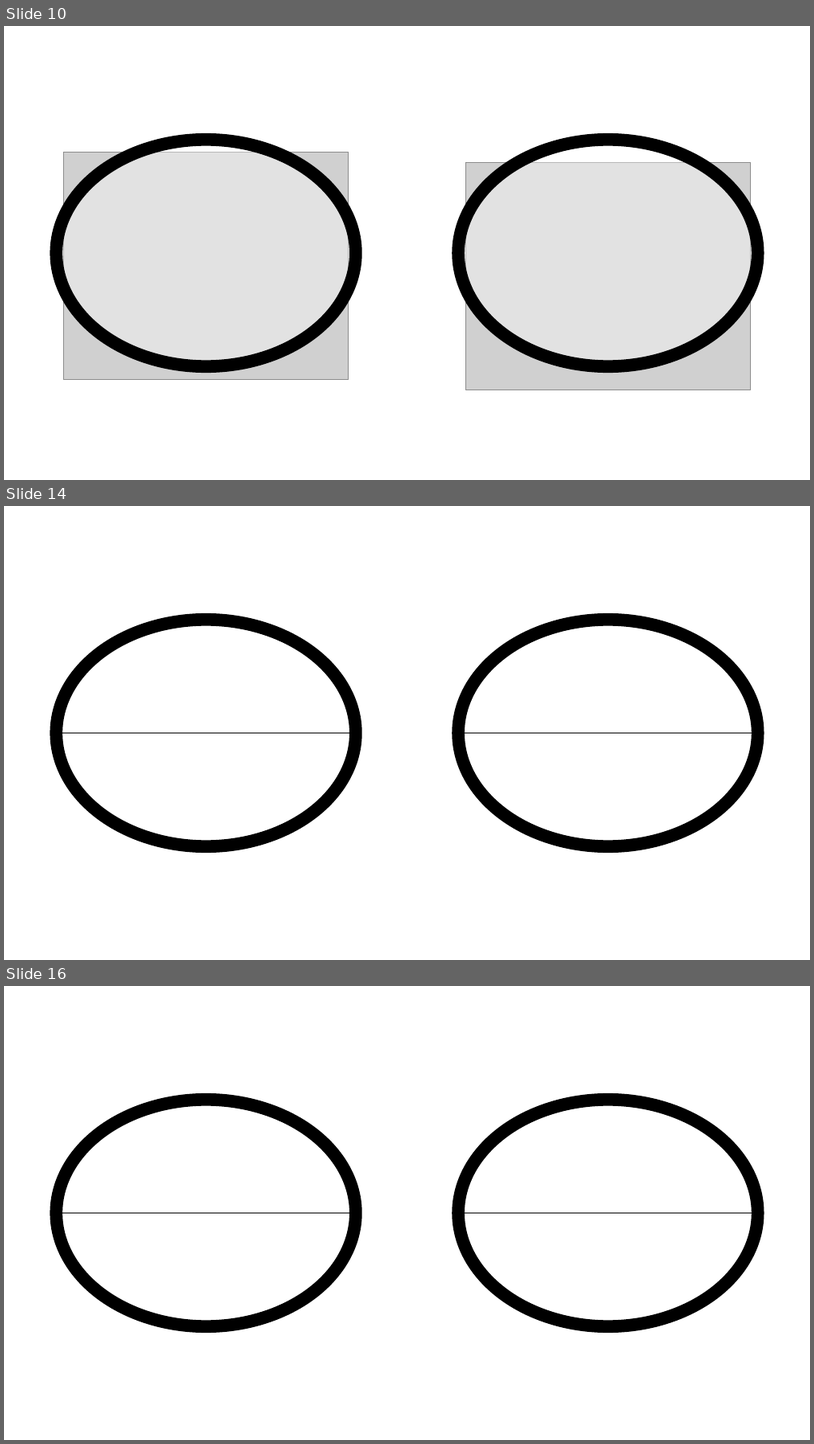
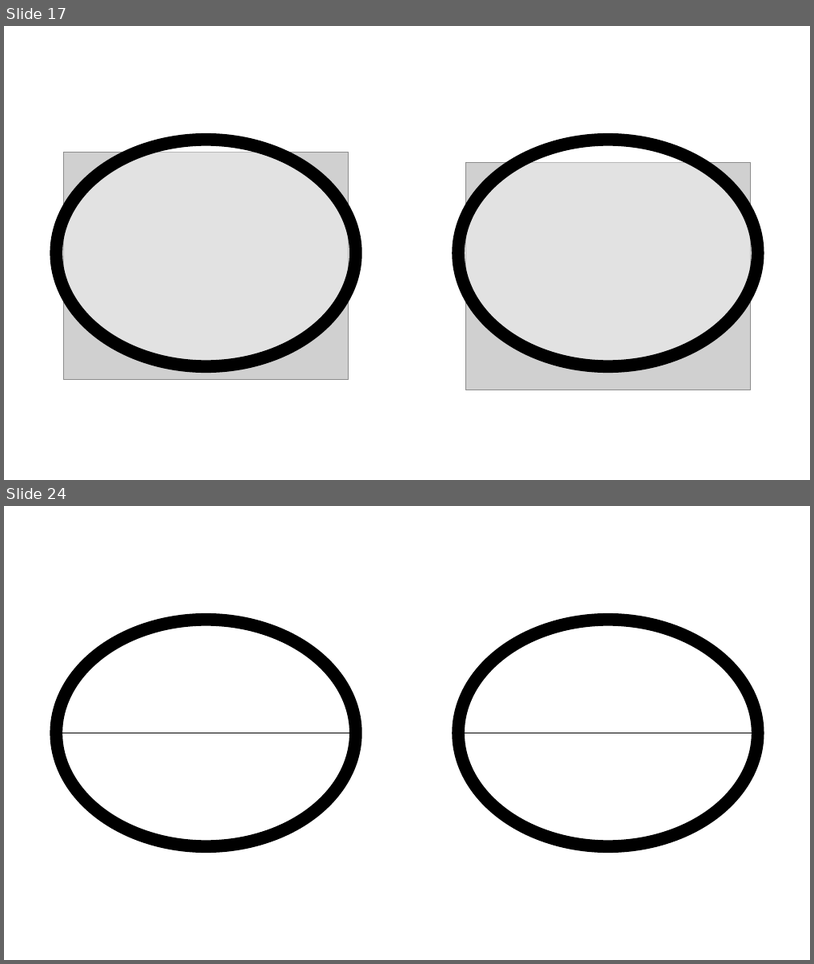
Before and after one commit to SimonRockhold/StrokeRehabRobotCapstone, a slide deck: Experiments/OLED_Screen/doc/screen_deck.pptx. Shown one above the other, each under a label of ours: slides 10, 14 and 16 before the commit, slides 17 and 24 after it; the slides between them are not shown. The pictures are 814x1444 and 814x964 pixels, drawn with LibreOffice and Linux fonts; fonts in the diff are those of the drawing; grey boxes stand for pictures. Boxes give left, top, right and bottom in pixels: in the first picture for what was removed or moved away, otherwise in the second. Text is boxed around its words. In the diff, an @@ line names an element or a change of style, - is before the commit and + after.

```diff
--- a/Experiments/OLED_Screen/doc/screen_deck.pptx
+++ b/Experiments/OLED_Screen/doc/screen_deck.pptx
@@ slide 14 removed at (4,506,810,960), background #FFFFFF @@
@@ ellipse removed at (56,620,355,847) @@
@@ ellipse removed at (458,620,758,847) @@
@@ line removed from (56, 733) to (356, 733) @@
@@ line removed from (458, 733) to (758, 733) @@
@@ what was slide 10 is now slide 17 @@
@@ what was slide 16 is now slide 24 @@
```
Also in this commit, not shown: 8 slides changed, 10 slides added, 1 other slide removed, 3 other files.
